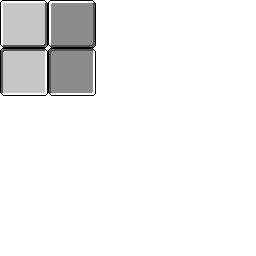
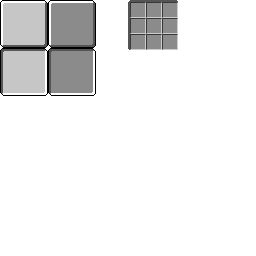
Layers edited between the first and the second 256 × 256 image:
painted on "tabs.png" over [128, 0, 178, 50]
